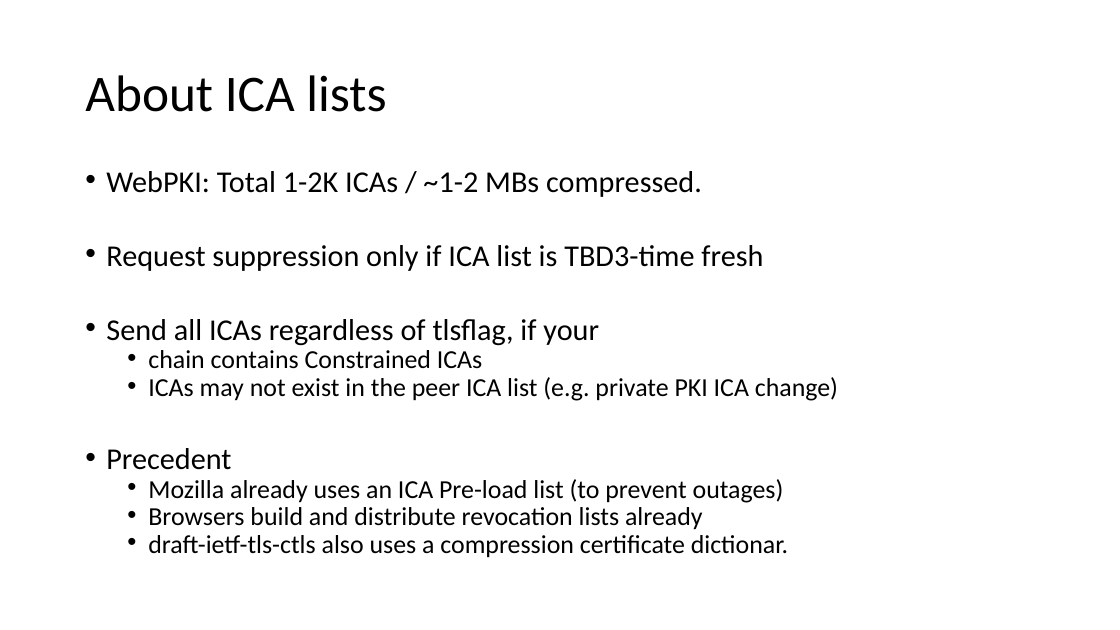
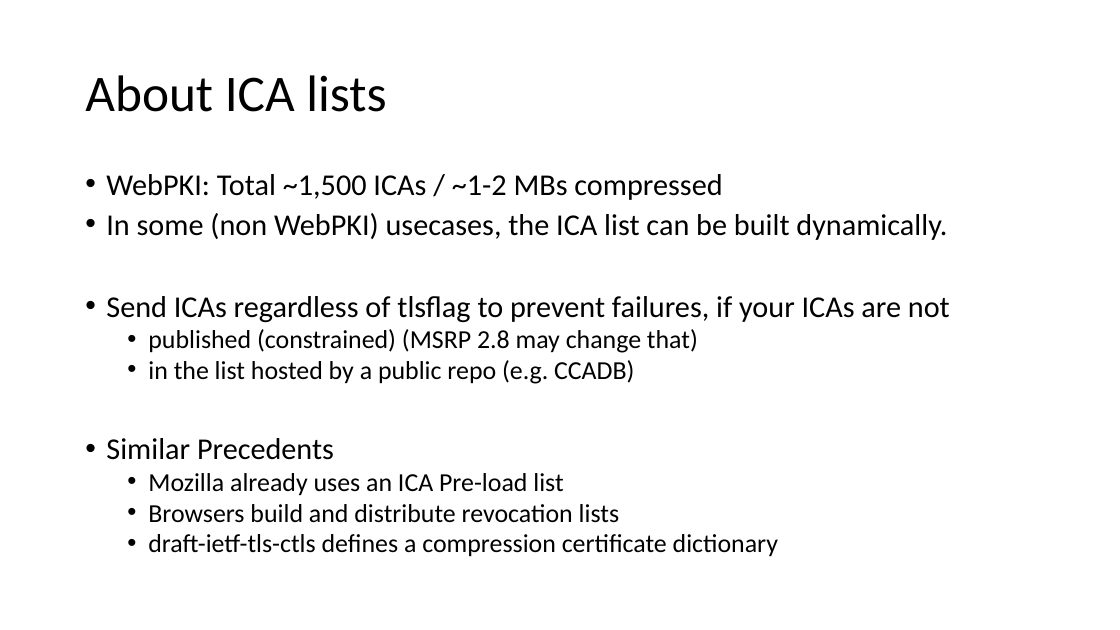
Before and after one commit to csosto-pk/tls-suppress-intermediates, a slide deck: slide 7 of IETF-presos/IETF-113 - draft-kampanakis-tls-scas-latest-00.pptx (slide 9 before the commit). Drawn at 1120x630 pixels with LibreOffice and Linux fonts; fonts in the diff are those of the drawing. Boxes give left, top, right and bottom in pixels: in the first picture for what was removed or moved away, otherwise in the second. Text is boxed around its words. In the diff, an @@ line names an element or a change of style, - is before the commit and + after.

Commit message:
IETF-113 latest

```diff
--- a/IETF-presos/IETF-113 - draft-kampanakis-tls-scas-latest-00.pptx
+++ b/IETF-presos/IETF-113 - draft-kampanakis-tls-scas-latest-00.pptx
@@ text at <box>106,174,950,557</box>: text changed @@
-• WebPKI: Total 1-2K ICAs / ~1-2 MBs compressed.
-• Request suppression only if ICA list is TBD3-time fresh
-• Send all ICAs regardless of tlsflag, if your
-  • chain contains Constrained ICAs
-  • ICAs may not exist in the peer ICA list (e.g. private PKI ICA change)
-• Precedent
-  • Mozilla already uses an ICA Pre-load list (to prevent outages)
-  • Browsers build and distribute revocation lists already
-  • draft-ietf-tls-ctls also uses a compression certificate dictionar.
+• WebPKI: Total ~1,500 ICAs / ~1-2 MBs compressed
+• In some (non WebPKI) usecases, the ICA list can be built dynamically.
+• Send ICAs regardless of tlsflag to prevent failures, if your ICAs are not
+  • published (constrained) (MSRP 2.8 may change that)
+  • in the list hosted by a public repo (e.g. CCADB)
+• Similar Precedents
+  • Mozilla already uses an ICA Pre-load list
+  • Browsers build and distribute revocation lists
+  • draft-ietf-tls-ctls defines a compression certificate dictionary
```
Also in this commit, not shown: 5 other slides changed, 2 slides removed.
